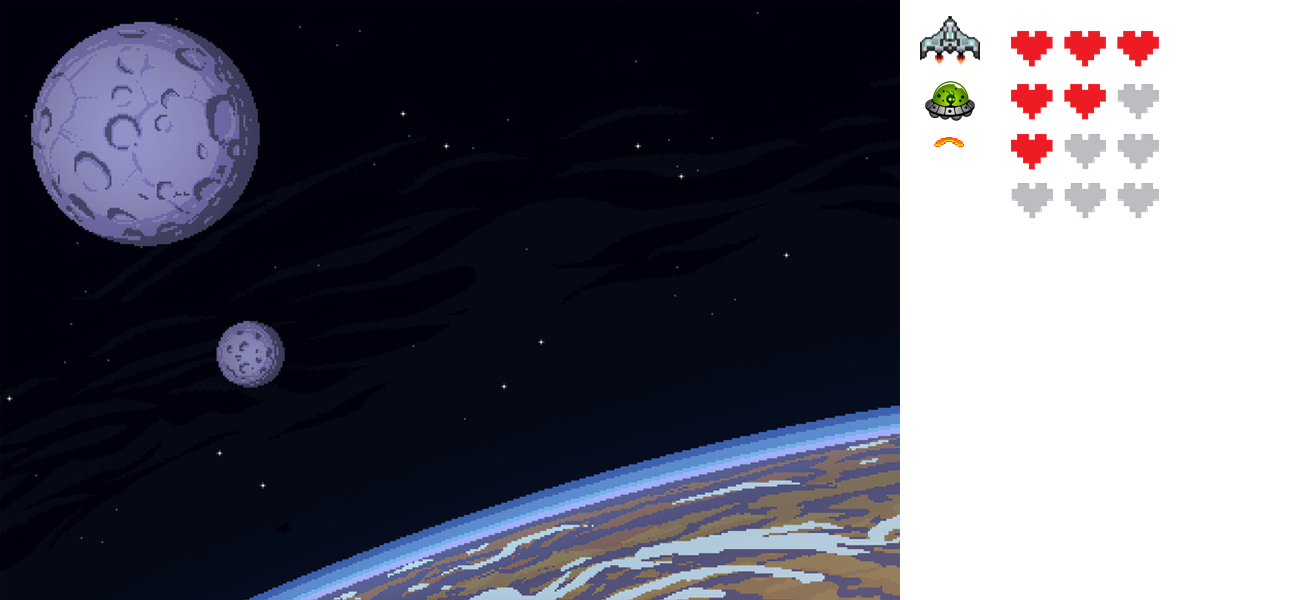
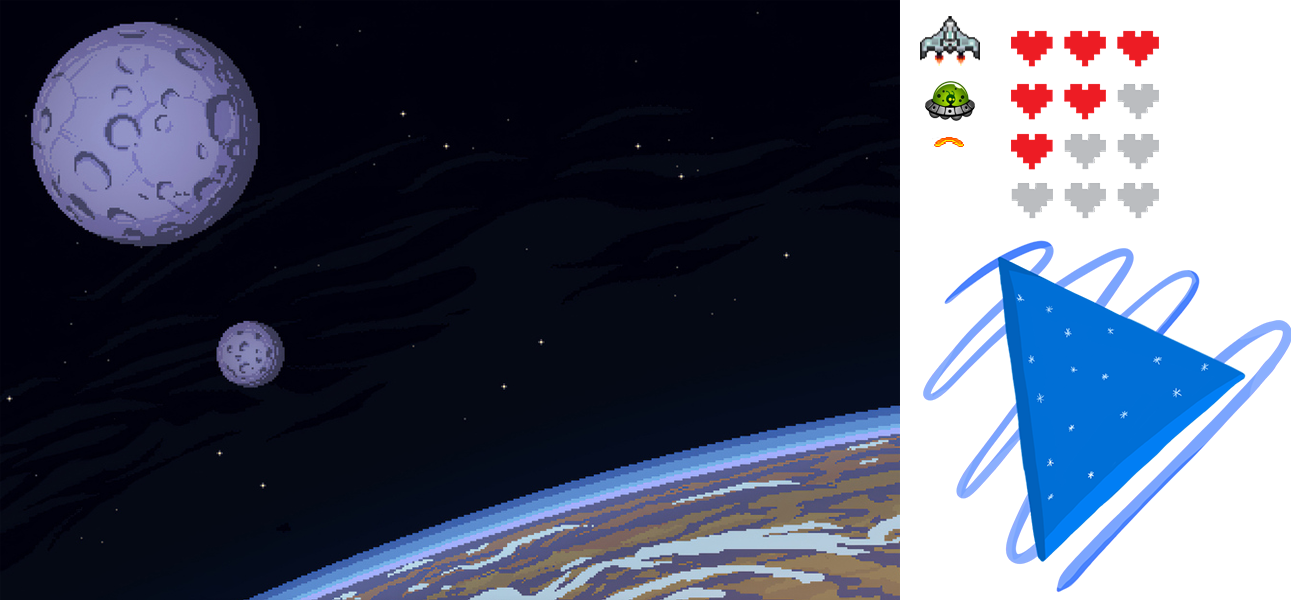
Two versions of the same layered image (1300 × 600). Layer-by-layer changes:
added layer "play" above "Lifes - 3" over [left=923, top=240, right=1291, bottom=593]
